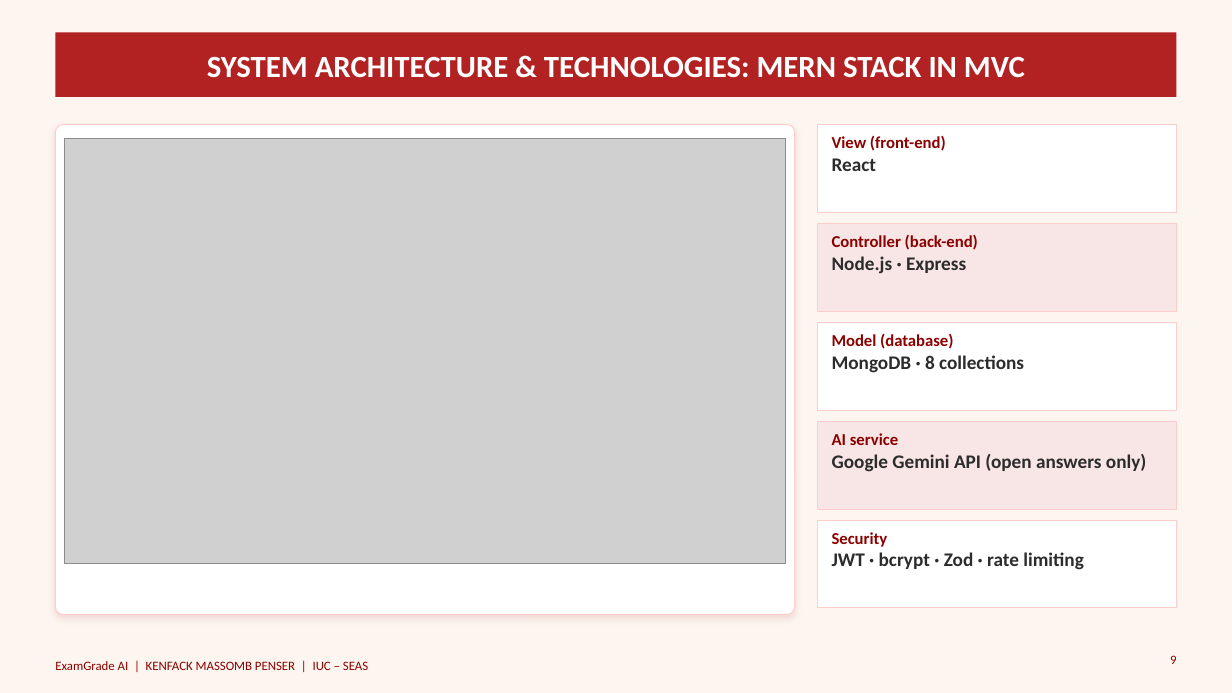
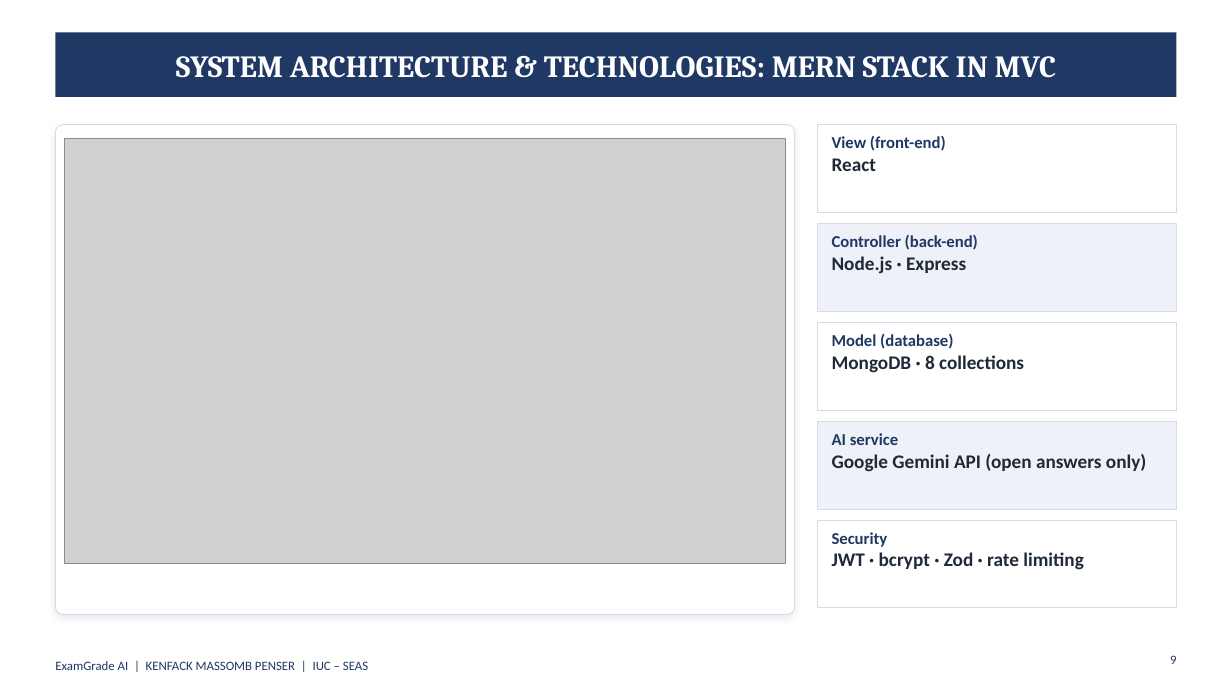
Before and after one commit to penser-kenfack/central, a slide deck: slide 9 of presentations/ExamGrade_AI_Defence_v2.pptx. Drawn at 1232x693 pixels with LibreOffice and Linux fonts; fonts in the diff are those of the drawing; grey boxes stand for pictures. Boxes give left, top, right and bottom in pixels: in the first picture for what was removed or moved away, otherwise in the second. Text is boxed around its words. In the diff, an @@ line names an element or a change of style, - is before the commit and + after.

```diff
--- a/presentations/ExamGrade_AI_Defence_v2.pptx
+++ b/presentations/ExamGrade_AI_Defence_v2.pptx
@@ background #FDF6F0 to #FFFFFF @@
@@ title "SYSTEM ARCHITECTURE & TECHNOLOGIES: MERN ..." at box(176, 56, 1056, 78): font Calibri to Cambria @@
@@ rectangle at box(55, 32, 1177, 97): fill #B22222 to #1F3864 @@
@@ rounded rectangle at box(55, 125, 795, 615): outline #FFCCCC 0.75 pt to #D5DCE8 0.75 pt; shadow changed @@
@@ text "View (front-end)" at box(832, 136, 946, 171): text colour #8B0000 to #1F3864 in "View (front-end)"; text colour #2C2C2C to #1F2937 in "React" @@
@@ rectangle at box(818, 224, 1177, 311): fill #F8E5E5 to #EEF2F8; outline #FFCCCC 0.75 pt to #D5DCE8 0.75 pt @@
@@ text "Controller (back-end)" at box(832, 235, 978, 274): text colour #8B0000 to #1F3864 in "Controller (back-end)"; text colour #2C2C2C to #1F2937 in "Node.js · Express" @@
@@ text "Model (database)" at box(832, 334, 1024, 373): text colour #8B0000 to #1F3864 in "Model (database)"; text colour #2C2C2C to #1F2937 in "MongoDB · 8 collections" @@
@@ rectangle at box(818, 421, 1177, 509): fill #F8E5E5 to #EEF2F8; outline #FFCCCC 0.75 pt to #D5DCE8 0.75 pt @@
@@ text "AI service" at box(832, 433, 1146, 472): text colour #8B0000 to #1F3864 in "AI service"; text colour #2C2C2C to #1F2937 in "Google Gemini API (open answers only)" @@
@@ outline #FFCCCC 0.75 pt to #D5DCE8 0.75 pt in 3 elements at box(818, 125, 1177, 213), box(818, 323, 1177, 410), box(818, 520, 1177, 608) @@
@@ text "Security" at box(832, 532, 1083, 570): text colour #8B0000 to #1F3864 in "Security"; text colour #2C2C2C to #1F2937 in "JWT · bcrypt · Zod · rate ..." @@
@@ text "ExamGrade AI | KENFACK MASSOMB ..." at box(55, 661, 368, 670): text colour #8B0000 to #1F3864 @@
@@ page number at box(1170, 655, 1176, 664): text colour #8B0000 to #1F3864 @@
```
Also in this commit, not shown: 14 other slides changed.
